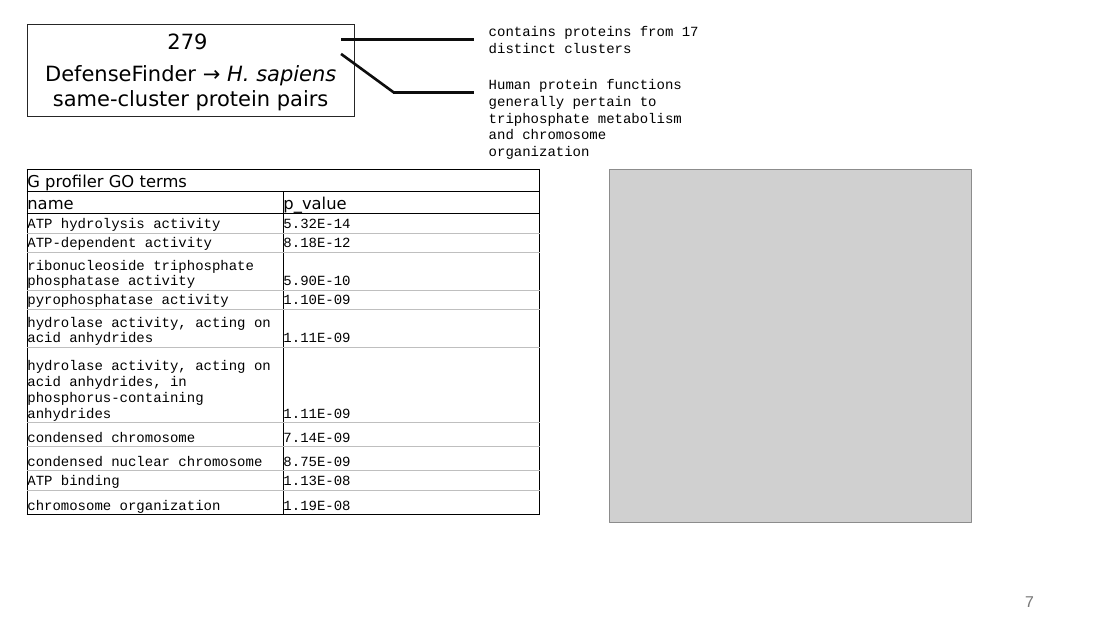
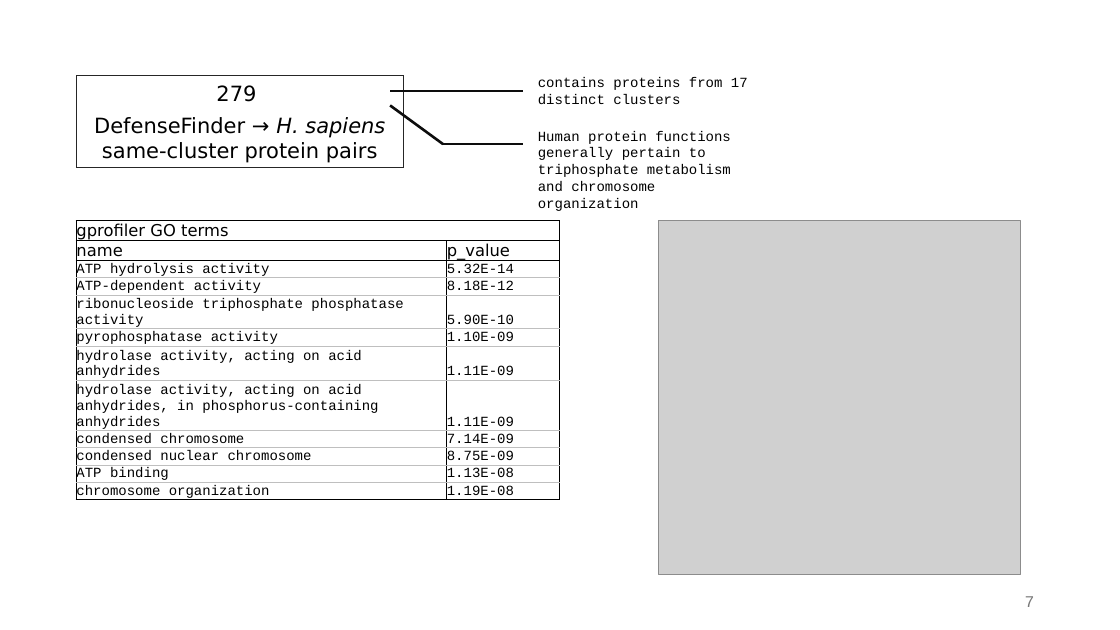
Before and after one commit to juliandeanmoran/BISSH, a slide deck: slide 7 of vis/reports/2026-02-19_projectUpdate_1_jmoran.pptx. Drawn at 1120x630 pixels with LibreOffice and Linux fonts; fonts in the diff are those of the drawing; grey boxes stand for pictures. Boxes give left, top, right and bottom in pixels: in the first picture for what was removed or moved away, otherwise in the second. Text is boxed around its words. In the diff, an @@ line names an element or a change of style, - is before the commit and + after.

Commit message:
Computed GO-term encrichment per cluster.

```diff
--- a/vis/reports/2026-02-19_projectUpdate_1_jmoran.pptx
+++ b/vis/reports/2026-02-19_projectUpdate_1_jmoran.pptx
@@ 2 texts, 2 lines, 1 picture, 1 rectangle: place and size @@
-2 texts, 2 lines, 1 picture, 1 rectangle at [27, 24, 971, 523]
+2 texts, 2 lines, 1 picture, 1 rectangle at [76, 76, 1020, 575]
@@ line moved from (393, 92) - (474, 92) to (442, 145) - (523, 145) @@
@@ table at [76, 221, 560, 503] @@
-row 1, column 1: G profiler GO terms
+row 1, column 1: gprofiler GO terms
@@ table: place and size @@
-table at [27, 170, 539, 518]
+table at [76, 221, 560, 503]
```
Also in this commit, not shown: 3 other slides changed, 1 slide added, 2 other files.
